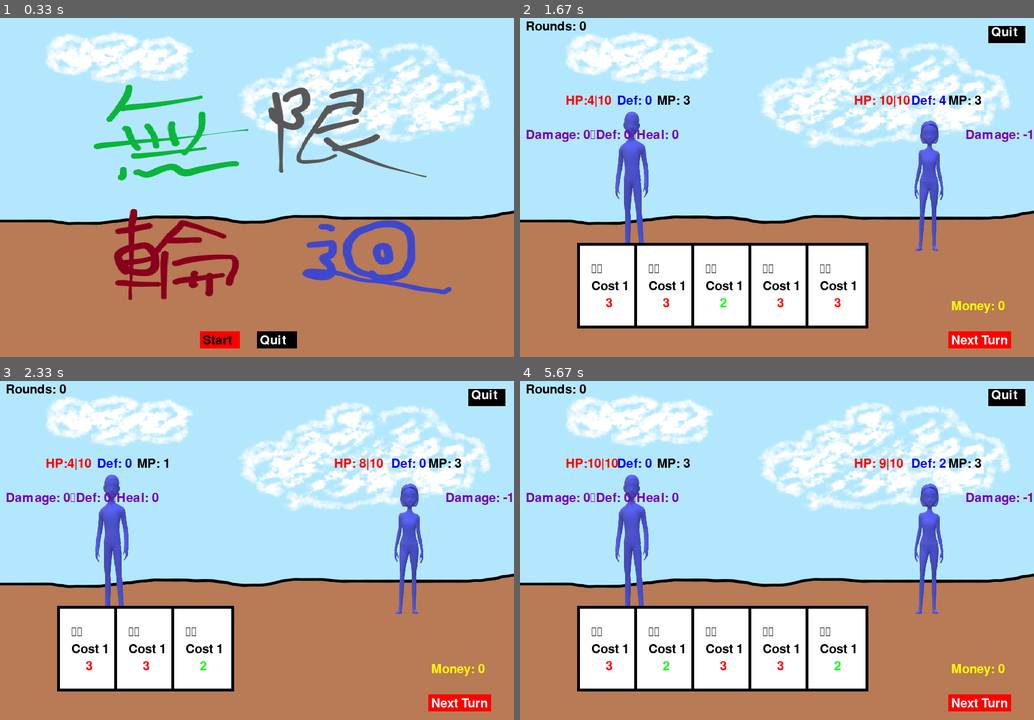
Above: before the commit, frames 1-4 (two rows, left to right).
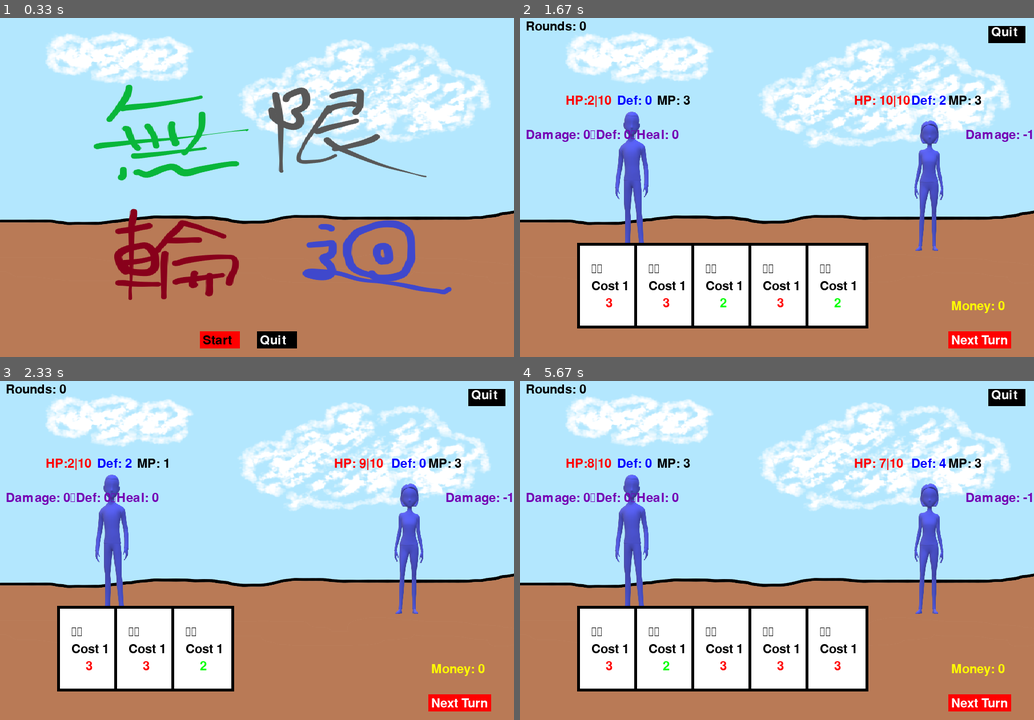
Above: after the commit, the same moments.

Repository: razersword21/pygame-card
Game: pygame game, started from main.py
Two runs of this game, one before a commit and one after it. Both use one fixed random seed, a clock stepped at 60 frames per second and the inputs below.
Inputs (mouse positions are in pixels of both pictures, inside the frame that each line leads up to):
- Up to frame 1 (0.33 s): no input
- Up to frame 2 (1.67 s): press the mouse at (741, 340) at 0.37 s; move the mouse to (746, 214) at 0.47 s; release the mouse at (756, 92) at 0.6 s; press the mouse at (977, 340) at 0.7 s; move the mouse to (895, 299) at 0.8 s; release the mouse at (818, 258) at 0.93 s; click (658, 116) at 1.05 s; press the mouse at (977, 340) at 1.37 s; move the mouse to (792, 245) at 1.47 s; release the mouse at (602, 153) at 1.6 s
- Up to frame 3 (2.33 s): click (282, 469) at 1.72 s; click (251, 594) at 2.05 s
- Up to frame 4 (5.67 s): click (586, 465) at 2.38 s; click "Next Turn" at 3.22 s; press the mouse at (1008, 397) at 3.53 s; move the mouse to (920, 486) at 3.63 s; release the mouse at (838, 577) at 3.77 s; press the mouse at (741, 703) at 4.37 s; move the mouse to (787, 621) at 4.47 s; release the mouse at (828, 543) at 4.6 s; click (792, 611) at 4.72 s; press the mouse at (792, 611) at 5.03 s; move the mouse to (807, 564) at 5.13 s; release the mouse at (823, 516) at 5.27 s; press the mouse at (977, 703) at 5.37 s; move the mouse to (787, 686) at 5.47 s; release the mouse at (591, 669) at 5.6 s

Frame 1 is identical in both runs. In frame 2, less than 0.1% of the frame differs, in the area x 13-83%, y 22-86%; in frame 3, less than 0.1%; in frame 4, 0.2%.

Commit message:
updata v3.2

Diff:
--- a/card_process.py
+++ b/card_process.py
@@ -66,7 +66,7 @@
     card_deck = []
     deck_index = 0
     if random_control == True:
-        card_type_number = [random.randint(5,10),random.randint(3,5),random.randint(1,5)]
+        card_type_number = [random.randint(9,15),random.randint(3,5),random.randint(3,5)]
     else:
         card_type_number = params.card_type_number
 
--- a/params.py
+++ b/params.py
@@ -9,7 +9,7 @@
     fire_card = Card(-1,'燃燒','fire',1,2,0,2,'每回合燒\n 敵人2hp\n 持續2回合')
     return_card = Card(-1,'重抽','return',1,0,0,0,'重新抽\n  5張手牌')
     drop_card = Card(-1,"抽兩張",'drop',1,0,0,0,'多抽兩張')
-    turtle_card = Card(-1,'龜化','turtle',1,0,0,1,'成為烏龜\n 防禦+2\n 治癒+2\n 傷害-2')
+    turtle_card = Card(-1,'龜化','turtle',1,0,0,2,'成為烏龜2回合\n 防禦+2\n 治癒+2\n 傷害-2')
     knife_card = Card(-1,'小刀*2','knife',1,0,0,0,'生成2張\n  小刀\n該回合沒用\n 即消失')
     Vampire_card = Card(-1,'壓榨','vampire',2,3,0,0,'造成3傷害\n 治癒自身3hp')
     magic_card = Card(-1,'吸魔','absorb',2,2,0,0,'吸取對方\n  2Mp')
@@ -30,4 +30,4 @@
     add_pass_money = 150
     card_name_list = ['攻擊','防禦','治癒']
     card_type_list = ['attack','defense','heal']
-    card_type_number = [5,3,1]
+    card_type_number = [9,3,3]
